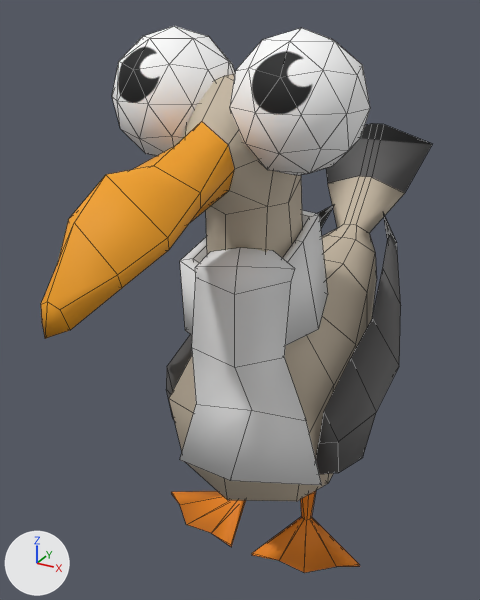
One commit to the FBX model Assets/Models/Moew.fbx: the scene before it, then after it.
The view is the same before and after, from a 50 mm camera at (2.48, -4.92, 5.05) aimed at (-0.29, 0.11, 2.54). Lighting does not change. The marker at lower left points along +X, +Y and +Z. Mesh edges are drawn as thin lines. Vertices at the same position are counted once.
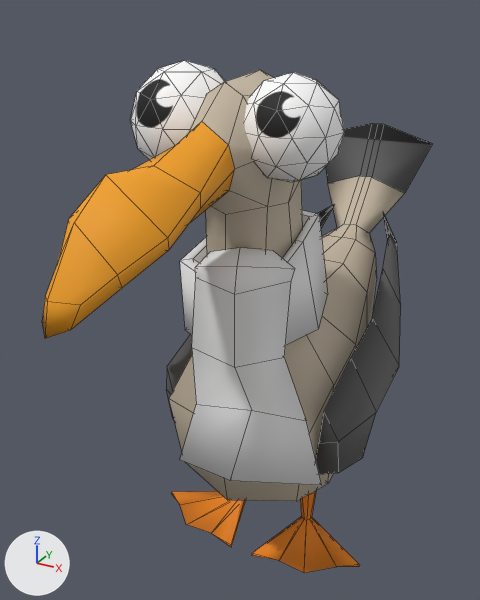
Pixel boxes [x1, y1, x2, y2] of what changed, in the pictures (480 x 600 px; the box of a moved part takes in the faces that stretch with it):
'Cube', reshaped (6% shorter)
    before: [41, 26, 432, 573]
    after: [42, 61, 432, 573]
part 1 of me_cube, moved or reshaped
    before: [230, 28, 370, 176]
    after: [244, 72, 344, 182]
part 2 of me_cube, moved or reshaped
    before: [112, 26, 235, 156]
    after: [130, 61, 225, 160]
part 3 of me_cube, moved or reshaped
    before: [183, 74, 258, 169]
    after: [185, 70, 273, 169]
part 4 of me_cube, moved or reshaped
    before: [41, 223, 122, 338]
    after: [42, 223, 122, 338]

The change, as a diff of the scene's bpy script:
```diff
--- a/Assets/Models/Moew.fbx.py
+++ b/Assets/Models/Moew.fbx.py
@@ me_cube @@
 me_cube.from_pydata(...)  # 436 vertices, 518 faces; spans x -1.12..1.12, y -2.61..3.06, z 0.01..4.93
 # used by ob_cube; location = (0.0, 0.0, 0.0)
-me_cube.vertices[7].co = (0.3, -0.64, 4.49)
-me_cube.vertices[173].co = (-0.3, -0.64, 4.49)
-me_cube.vertices[203].co = (0.0, -0.64, 4.62)  # pixel (224, 75)
-me_cube.vertices[79].co = (0.07, -2.54, 3.58)  # pixel (59, 309)
-me_cube.vertices[270].co = (-0.07, -2.54, 3.58)  # pixel (40, 304)
+# me_cube part 1: the loose piece of 42 vertices spanning x 0.02..1.01, y -0.98..0.0, z 3.93..4.93 is scaled about its middle by 0.776, then moved by (-0.07, 0.04, -0.18)
+# me_cube part 2: the loose piece of 42 vertices spanning x -1.01..-0.02, y -0.98..0.0, z 3.93..4.93 is scaled about its middle by 0.884, then moved by (0.06, 0.04, -0.18)
+# me_cube part 3
+me_cube.vertices[7].co = (0.15, -0.64, 4.49)  # pixel (242, 95)
+me_cube.vertices[173].co = (-0.15, -0.64, 4.49)  # pixel (206, 93)
+me_cube.vertices[203].co = (0.0, -0.64, 4.58)  # pixel (224, 81)
+# me_cube part 4
+me_cube.vertices[79].co = (0.13, -2.45, 3.58)  # pixel (80, 305)
+me_cube.vertices[270].co = (-0.13, -2.45, 3.58)  # pixel (45, 296)
 me_cube.materials.append(mat_body)
```
